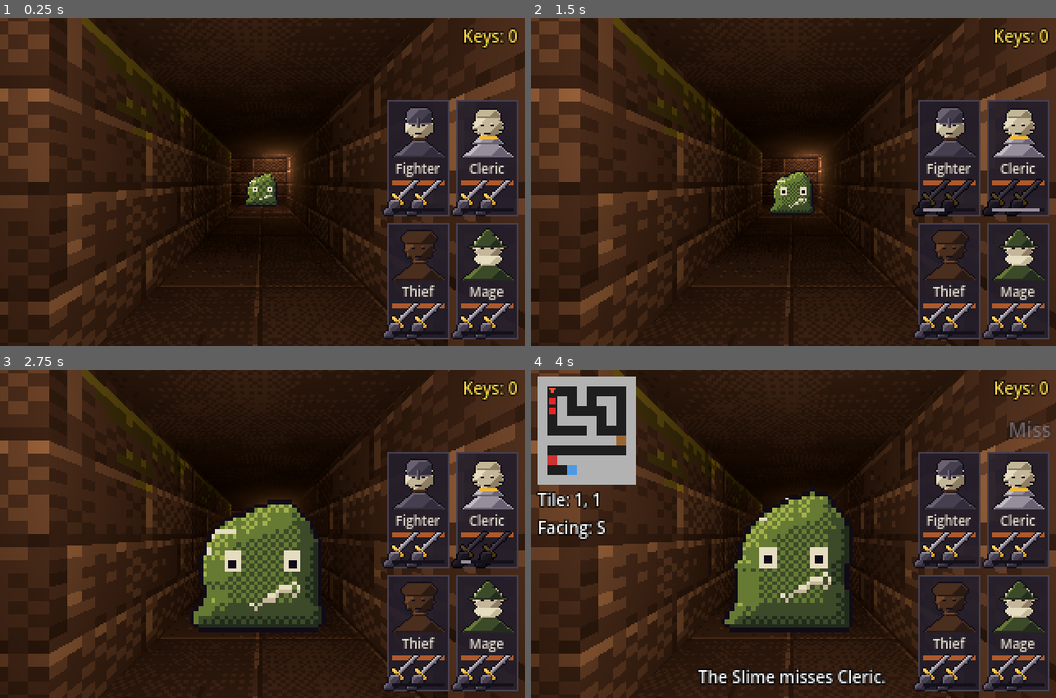
Above: before the commit, frames 1-4 (two rows, left to right).
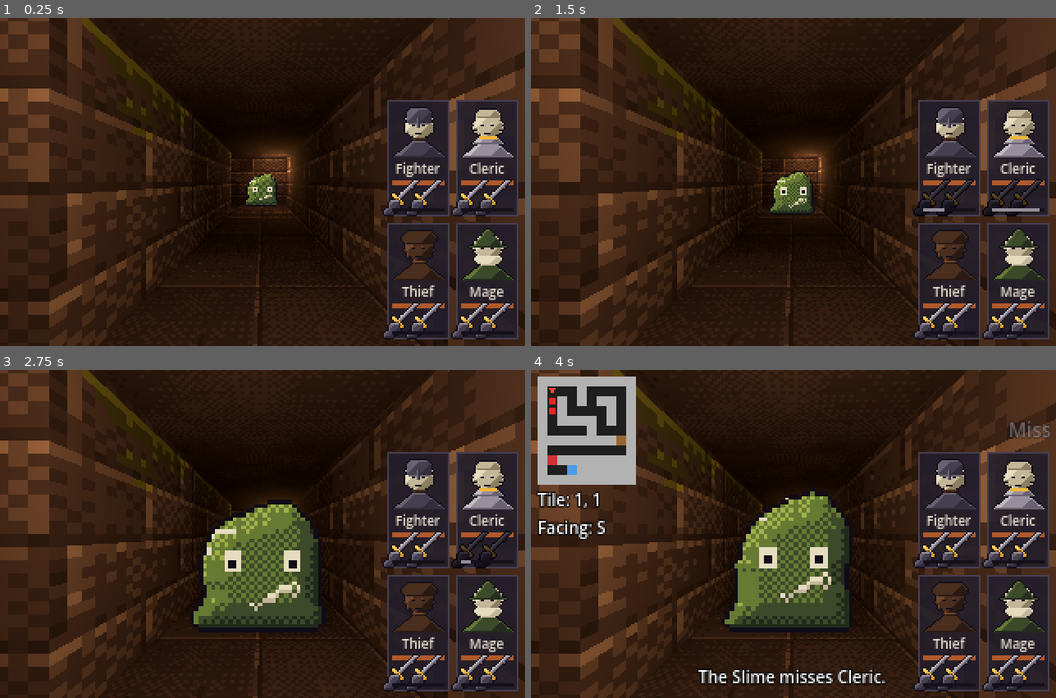
Above: after the commit, the same moments.

Repository: XrNrX/eye-of-bell
Game: Godot game, scene res://scenes/main.tscn
Two runs of this game, one before a commit and one after it. Both use one fixed random seed, a clock stepped at 60 frames per second and the inputs below.
Inputs (mouse positions are in pixels of both pictures, inside the frame that each line leads up to):
- Up to frame 1 (0.25 s): no input
- Up to frame 2 (1.5 s): click (935, 198) at 0.52 s; click (1003, 198) at 1.27 s
- Up to frame 3 (2.75 s): click (404, 671) at 2.02 s
- Up to frame 4 (4 s): tap Enter at 2.75 s; move the mouse to (909, 517) at 2.77 s; hold D 2.78-3.53 s; tap Tab at 2.85 s; click (909, 517) at 2.92 s; move the mouse to (688, 550) at 3.52 s; hold S from 3.53 s (still down); tap F at 3.6 s; click (688, 550) at 3.67 s

The runs differ from the first frame. In frame 1, 0.4% of the frame differs, in the area x 88-99%, y 3-10%; in frame 2, 0.4%; in frame 3, 0.4%; in frame 4, 0.4%.

Commit message:
Add a data-driven Item system and convert the key to use it
ItemDef (scripts/item_def.gd, data/items/*.tres) describes an item: name, icon,
type (weapon/armour/consumable/key), plus stat fields not wired into anything
yet (attack/damage/defence bonuses, heal amount), the same way MonsterDef's
fields predated combat.

Floor items are listed in DungeonMap.ITEMS and owned (sprite + state) by
dungeon_builder.gd via item_at/take_item/place_item, drawn low near the floor
(not hip-height like the old key). Left click picks up the item on the tile
in front onto a new cursor overlay (cursor_item.gd, group "cursor"), EotB
style, or drops the held one there; there's no inventory yet so the cursor
holds at most one item. A locked door now checks cursor.holding_type(KEY)
instead of a key counter, which is removed along with the HUD's key count
(data source gone; the cursor icon is the new feedback).

Click detection is tile-based (front tile has an item), not a pixel-precise
hit on the sprite -- real 3D click-picking isn't reliably testable headless.

Fixes a node-order race along the way: CursorItem is declared after Player in
main.tscn, so Player._ready() looking it up by group too early silently made
every click a no-op. Moved the lookup to call_deferred, correct regardless of
sibling order.

Co-Authored-By: Claude Sonnet 5 <noreply@anthropic.com>

Diff:
--- /dev/null
+++ b/data/items/key.tres
@@ -0,0 +1,11 @@
+[gd_resource type="Resource" load_steps=3 format=3]
+
+[ext_resource type="Script" path="res://scripts/item_def.gd" id="1_def"]
+[ext_resource type="Texture2D" path="res://art/sprites/key.png" id="2_icon"]
+
+[resource]
+script = ExtResource("1_def")
+display_name = "Key"
+type = 3
+icon = ExtResource("2_icon")
+icon_pixel_size = 0.03
--- /dev/null
+++ b/scenes/cursor_item.tscn
@@ -0,0 +1,11 @@
+[gd_scene load_steps=2 format=3]
+
+[ext_resource type="Script" path="res://scripts/cursor_item.gd" id="1_cursor"]
+
+[node name="CursorItem" type="CanvasLayer"]
+layer = 10
+script = ExtResource("1_cursor")
+
+[node name="Icon" type="TextureRect" parent="."]
+unique_name_in_owner = true
+custom_minimum_size = Vector2(16, 16)
--- a/scenes/hud.tscn
+++ b/scenes/hud.tscn
@@ -26,21 +26,3 @@
 horizontal_alignment = 1
 vertical_alignment = 2
 autowrap_mode = 3
-
-[node name="Keys" type="Label" parent="."]
-unique_name_in_owner = true
-anchors_preset = 1
-anchor_left = 1.0
-anchor_right = 1.0
-offset_left = -80.0
-offset_top = 4.0
-offset_right = -4.0
-offset_bottom = 22.0
-grow_horizontal = 0
-mouse_filter = 2
-theme_override_colors/font_color = Color(1, 0.85, 0.3, 1)
-theme_override_colors/font_outline_color = Color(0, 0, 0, 1)
-theme_override_constants/outline_size = 3
-theme_override_font_sizes/font_size = 10
-text = "Keys: 0"
-horizontal_alignment = 2
--- a/scenes/main.tscn
+++ b/scenes/main.tscn
@@ -1,5 +1,6 @@
-[gd_scene load_steps=15 format=3]
+[gd_scene load_steps=16 format=3]
 
+[ext_resource type="PackedScene" path="res://scenes/cursor_item.tscn" id="14_cursor"]
 [ext_resource type="Script" path="res://scripts/party.gd" id="7_party"]
 [ext_resource type="Resource" path="res://data/party/fighter.tres" id="8_fighter"]
 [ext_resource type="PackedScene" path="res://scenes/party_hud.tscn" id="9_party_hud"]
@@ -61,3 +62,5 @@
 [node name="PartyHud" parent="." instance=ExtResource("9_party_hud")]
 
 [node name="GameOver" parent="." instance=ExtResource("10_game_over")]
+
+[node name="CursorItem" parent="." instance=ExtResource("14_cursor")]
--- /dev/null
+++ b/scripts/cursor_item.gd
@@ -0,0 +1,49 @@
+extends CanvasLayer
+## The Eye-of-the-Beholder-style "item on the cursor": an icon that follows the
+## mouse while something is held. Holds at most one item -- there's no inventory
+## yet, so the cursor itself is the whole carrying capacity for now.
+## Other scripts fetch it directly (get_tree().get_first_node_in_group("cursor"))
+## when they need to read or change what's held, the same way party_hud.gd fetches
+## the Party node. Self-contained: delete this scene and items just can't be picked
+## up any more; nothing else breaks.
+
+@onready var icon: TextureRect = %Icon
+
+var held: Resource  # The ItemDef currently on the cursor, or null if empty.
+
+
+func _ready() -> void:
+	add_to_group("cursor")
+	icon.texture_filter = CanvasItem.TEXTURE_FILTER_NEAREST
+	icon.mouse_filter = Control.MOUSE_FILTER_IGNORE  # Never steal a click from the world.
+	icon.visible = false
+
+
+func _process(_delta: float) -> void:
+	if held:
+		icon.global_position = get_viewport().get_mouse_position() - icon.size / 2.0
+
+
+func is_holding() -> bool:
+	return held != null
+
+
+## True if something is held and it's that ItemDef.Type.
+func holding_type(type: int) -> bool:
+	return held != null and held.type == type
+
+
+## Put an item on the cursor, replacing whatever was already there.
+func hold(def: Resource) -> void:
+	held = def
+	icon.texture = def.icon
+	icon.size = def.icon.get_size()
+	icon.visible = true
+
+
+## Take the held item off the cursor and return it (null if nothing was held).
+func release() -> Resource:
+	var def := held
+	held = null
+	icon.visible = false
+	return def
--- a/scripts/dungeon_builder.gd
+++ b/scripts/dungeon_builder.gd
@@ -15,8 +15,8 @@
 const STAIRS_TEXTURE := "res://art/tiles/stairs.png"
 const DOOR_TEXTURE := "res://art/tiles/door.png"
 const DOOR_LOCKED_TEXTURE := "res://art/tiles/door_locked.png"
-const KEY_SPRITE := "res://art/sprites/key.png"
-const KEY_PIXEL_SIZE := 0.03
+const ITEM_HEIGHT := 0.22  # Low, near the floor -- "at the feet" of the view, not hip-height.
+const ITEM_BOB := 0.05
 const TORCH_SHEET := "res://art/sprites/torch.png"  # 4 frames of 16x32, side by side.
 const WALL_COLOR := Color(0.45, 0.40, 0.35)
 const FLOOR_COLOR := Color(0.28, 0.25, 0.22)
@@ -45,7 +45,7 @@
 var doors := {}       # Vector2i cell -> door MeshInstance3D
 var door_want := {}   # Vector2i cell -> true if the door is currently told to be open
 var door_tweens := {} # Vector2i cell -> the Tween moving it
-var keys := {}        # Vector2i cell -> key Sprite3D still lying on the floor
+var items := {}        # Vector2i cell -> {"sprite": Sprite3D, "def": ItemDef} on the floor
 var plates := {}      # Vector2i cell -> pressure plate MeshInstance3D
 var levers := {}      # Vector3i (x, z, side) -> lever Sprite3D
 var lever_on := {}    # Vector3i (x, z, side) -> true if switched on
@@ -101,8 +101,8 @@
 
 	for torch in DungeonMap.TORCHES:
 		_add_torch(Vector2i(torch.x, torch.y), torch.z)
-	for key_cell in DungeonMap.KEYS:
-		_add_key(key_cell)
+	for entry in DungeonMap.ITEMS:
+		place_item(entry.cell, load(entry.def))
 	for entry in DungeonMap.MONSTERS:
 		var monster := MonsterScript.new()
 		monster.setup(load(entry.def), entry.cell)
@@ -185,30 +185,40 @@
 	return atan2(float(SIDE_DIRS[side].x) * -1.0, float(SIDE_DIRS[side].y) * -1.0)
 
 
-## Remove a picked-up key's sprite. Called by the player via the "dungeon" group.
-func remove_key(cell: Vector2i) -> void:
-	if keys.has(cell):
-		keys[cell].queue_free()
-		keys.erase(cell)
-
-
-## A floating, bobbing key sprite that always faces the camera.
-func _add_key(cell: Vector2i) -> void:
+## The item lying on this floor cell, or null if there isn't one. Called directly
+## by the player (get_tree().get_first_node_in_group("dungeon")), not via call_group,
+## since it needs to return a value.
+func item_at(cell: Vector2i) -> Resource:
+	return items[cell].def if items.has(cell) else null
+
+
+## Remove and return the item on this cell (null if there wasn't one).
+func take_item(cell: Vector2i) -> Resource:
+	if not items.has(cell):
+		return null
+	var def: Resource = items[cell].def
+	items[cell].sprite.queue_free()
+	items.erase(cell)
+	return def
+
+
+## Put an item on a floor cell: a small sprite that bobs gently near the ground.
+## Used both for the level's starting items and for one dropped back from the cursor.
+func place_item(cell: Vector2i, def: Resource) -> void:
 	var sprite := Sprite3D.new()
-	if ResourceLoader.exists(KEY_SPRITE):
-		sprite.texture = load(KEY_SPRITE)
-	sprite.pixel_size = KEY_PIXEL_SIZE
+	sprite.texture = def.icon
+	sprite.pixel_size = def.icon_pixel_size
 	sprite.texture_filter = BaseMaterial3D.TEXTURE_FILTER_NEAREST
 	sprite.billboard = BaseMaterial3D.BILLBOARD_ENABLED
 	sprite.shaded = false
 	sprite.alpha_cut = SpriteBase3D.ALPHA_CUT_DISCARD
-	sprite.position = DungeonMap.cell_to_world(cell) + Vector3(0, 0.5, 0)
+	sprite.position = DungeonMap.cell_to_world(cell) + Vector3(0, ITEM_HEIGHT, 0)
 	add_child(sprite)
-	keys[cell] = sprite
+	items[cell] = {"sprite": sprite, "def": def}
 	# Bob up and down forever (the tween is owned by the sprite, so it dies with it).
 	var bob := sprite.create_tween().set_loops()
-	bob.tween_property(sprite, "position:y", 0.65, 0.8).set_trans(Tween.TRANS_SINE)
-	bob.tween_property(sprite, "position:y", 0.45, 0.8).set_trans(Tween.TRANS_SINE)
+	bob.tween_property(sprite, "position:y", ITEM_HEIGHT + ITEM_BOB, 0.9).set_trans(Tween.TRANS_SINE)
+	bob.tween_property(sprite, "position:y", ITEM_HEIGHT - ITEM_BOB, 0.9).set_trans(Tween.TRANS_SINE)
 
 
 ## Open an ordinary door (F). Called by the player via the "dungeon" group.
--- a/scripts/dungeon_map.gd
+++ b/scripts/dungeon_map.gd
@@ -56,9 +56,11 @@
 	{"cell": Vector2i(8, 7), "side": 3, "target": "gate"},
 ]
 
-# Floor cells that hold a key. Walk onto one to pick it up.
-const KEYS: Array[Vector2i] = [
-	Vector2i(8, 1),
+# Items lying on the floor at the start: the cell and an ItemDef resource (see
+# scripts/item_def.gd). dungeon_builder.gd owns their sprites and run-time state
+# (picked up / dropped); this is just the starting layout.
+const ITEMS := [
+	{"cell": Vector2i(8, 1), "def": "res://data/items/key.tres"},
 ]
 
 # Monsters: the floor cell they start on and their definition resource (see
@@ -72,8 +74,6 @@
 static var occupied := {}        # Tiles holding a monster (cell -> monster node).
 static var open_doors := {}      # Doors that have finished opening (cell -> true).
 static var unlocked_doors := {}  # Locked doors a key has been used on (cell -> true).
-static var taken_keys := {}      # Keys already picked up (cell -> true).
-static var keys_held := 0
 static var player_cell := Vector2i(-1, -1)  # Set by player.gd as it moves.
 
 
@@ -111,8 +111,6 @@
 	occupied.clear()
 	open_doors.clear()
 	unlocked_doors.clear()
-	taken_keys.clear()
-	keys_held = 0
 
 
 ## True if the cell is a door of any kind (open, closed or locked).
--- a/scripts/hud.gd
+++ b/scripts/hud.gd
@@ -1,15 +1,12 @@
 extends CanvasLayer
-## Minimal HUD: a short-lived message at the bottom and a key counter top-right.
-## Other scripts call show_message() through the "hud" group, so this scene can
-## be removed without breaking anything.
-
-const DungeonMap := preload("res://scripts/dungeon_map.gd")
+## Minimal HUD: a short-lived message at the bottom. Other scripts call
+## show_message() through the "hud" group, so this scene can be removed without
+## breaking anything.
 
 const MESSAGE_TIME := 2.0  # Seconds a message stays fully visible.
 const FADE_TIME := 0.5
 
 @onready var message: Label = %Message
-@onready var keys: Label = %Keys
 
 var tween: Tween
 
@@ -17,10 +14,6 @@
 func _ready() -> void:
 	add_to_group("hud")
 	message.modulate.a = 0.0
-
-
-func _process(_delta: float) -> void:
-	keys.text = "Keys: %d" % DungeonMap.keys_held
 
 
 func show_message(text: String) -> void:
--- /dev/null
+++ b/scripts/item_def.gd
@@ -0,0 +1,20 @@
+extends Resource
+## An item described as data (see data/items/*.tres). It can lie on a floor tile
+## (dungeon_builder.gd owns the sprite there) and be picked up onto the cursor
+## (see cursor_item.gd). New items are just new .tres files; nothing here reads
+## the stats below yet -- they're here for when weapons/armour/potions are wired
+## into combat, the same way MonsterDef's fields existed before combat did.
+
+enum Type { WEAPON, ARMOUR, CONSUMABLE, KEY }
+
+@export var display_name := "Item"
+@export var type: Type = Type.KEY
+@export var icon: Texture2D          # Used both on the floor and on the cursor.
+@export var icon_pixel_size := 0.03  # World units per icon pixel, for the floor sprite.
+
+@export_group("Stats")
+@export var attack_bonus := 0        # Weapon: added to the wielder's attack.
+@export var damage_min := 0          # Weapon: replaces the wielder's bare-handed damage.
+@export var damage_max := 0
+@export var defence_bonus := 0       # Armour: added to the wearer's defence.
+@export var heal_amount := 0         # Consumable: HP restored when used.
--- a/scripts/player.gd
+++ b/scripts/player.gd
@@ -1,10 +1,12 @@
 extends Node3D
 ## Grid-based first-person movement.
 ## W/S = forward/back, A/D = strafe, Q/E = turn 90 degrees, F = open door / pull lever,
-## 1-4 = that party slot attacks (see party.gd).
+## 1-4 = that party slot attacks (see party.gd), left click = pick up/put down the
+## item on the tile in front, onto the cursor (see cursor_item.gd).
 ## Every move/turn is tweened; movement input is ignored while a tween is running.
 
 const DungeonMap := preload("res://scripts/dungeon_map.gd")
+const ItemDef := preload("res://scripts/item_def.gd")
 
 const MOVE_TIME := 0.2  # Seconds per step or turn.
 
@@ -24,12 +26,57 @@
 var interact_was_down := false  # So holding F triggers once, not every frame.
 var attack_was_down := [false, false, false, false]  # Same for the 1-4 attack keys.
 
+# The dungeon (for item_at/take_item/place_item, which need return values, so we
+# call them directly) and the cursor overlay (what's currently "held"). Both are
+# optional: if either scene is removed, items just stop being interactive.
+var dungeon: Node
+var cursor: Node
+
 
 func _ready() -> void:
 	yaw_degrees = facing * 90.0
 	rotation_degrees.y = yaw_degrees
 	position = DungeonMap.cell_to_world(cell)
+	# Deferred: CursorItem is declared after us in main.tscn, so its _ready() (which
+	# adds it to the group) hasn't run yet at this point -- call_deferred waits until
+	# every sibling's _ready() this frame has finished, regardless of node order.
+	call_deferred("_find_singletons")
 	_report_position()
+
+
+func _find_singletons() -> void:
+	dungeon = get_tree().get_first_node_in_group("dungeon")
+	cursor = get_tree().get_first_node_in_group("cursor")
+
+
+## Left click: pick up the item on the tile in front of us onto the cursor, or (if
+## already holding one) put it down there -- Eye-of-the-Beholder style. Whether the
+## click actually landed on the item's sprite doesn't matter, only that it's there;
+## see the summary for why (headless-testable determinism over pixel-precise picking).
+func _unhandled_input(event: InputEvent) -> void:
+	if event is InputEventMouseButton and event.pressed and event.button_index == MOUSE_BUTTON_LEFT:
+		_click_item()
+
+
+func _click_item() -> void:
+	if dungeon == null or cursor == null:
+		return
+	var front := cell + DIRS[facing]
+	if DungeonMap.is_blocked(front) or DungeonMap.is_occupied(front):
+		return
+	if cursor.is_holding():
+		if dungeon.item_at(front) != null:
+			return  # Something's already there; no stacking two items on one tile.
+		var def: Resource = cursor.release()
+		dungeon.place_item(front, def)
+		_say("You put down the %s." % def.display_name)
+	else:
+		var def: Resource = dungeon.item_at(front)
+		if def == null:
+			return
+		dungeon.take_item(front)
+		cursor.hold(def)
+		_say("You pick up the %s." % def.display_name)
 
 
 func _process(_delta: float) -> void:
@@ -87,16 +134,10 @@
 	get_tree().call_group("dungeon", "refresh")
 
 
-## Called when a step finishes: take the stairs, or pick up a key if we're on one.
+## Called when a step finishes: take the stairs if we're on them.
 func _arrive() -> void:
 	if DungeonMap.is_stairs(cell):
 		get_tree().call_group("level_complete", "show_screen")
-		return
-	if DungeonMap.KEYS.has(cell) and not DungeonMap.taken_keys.has(cell):
-		DungeonMap.taken_keys[cell] = true
-		DungeonMap.keys_held += 1
-		get_tree().call_group("dungeon", "remove_key", cell)
-		_say("You found a key.")
 
 
 ## F: pull a lever on the wall in front of us, or open the door in front of us.
@@ -115,10 +156,10 @@
 		_say("It won't budge.")  # Only its switches can open it.
 		return
 	if DungeonMap.is_locked(front):
-		if DungeonMap.keys_held == 0:
+		if not cursor or not cursor.holding_type(ItemDef.Type.KEY):
 			_say("The door is locked.")
 			return
-		DungeonMap.keys_held -= 1
+		cursor.release()
 		DungeonMap.unlocked_doors[front] = true
 		_say("You unlock the door.")
 	get_tree().call_group("dungeon", "open_door", front)
Not shown, added: scripts/cursor_item.gd.uid
Not shown, added: scripts/item_def.gd.uid
Not shown, added: scripts/main_menu.gd.uid
Not shown, changed: CLAUDE.md
